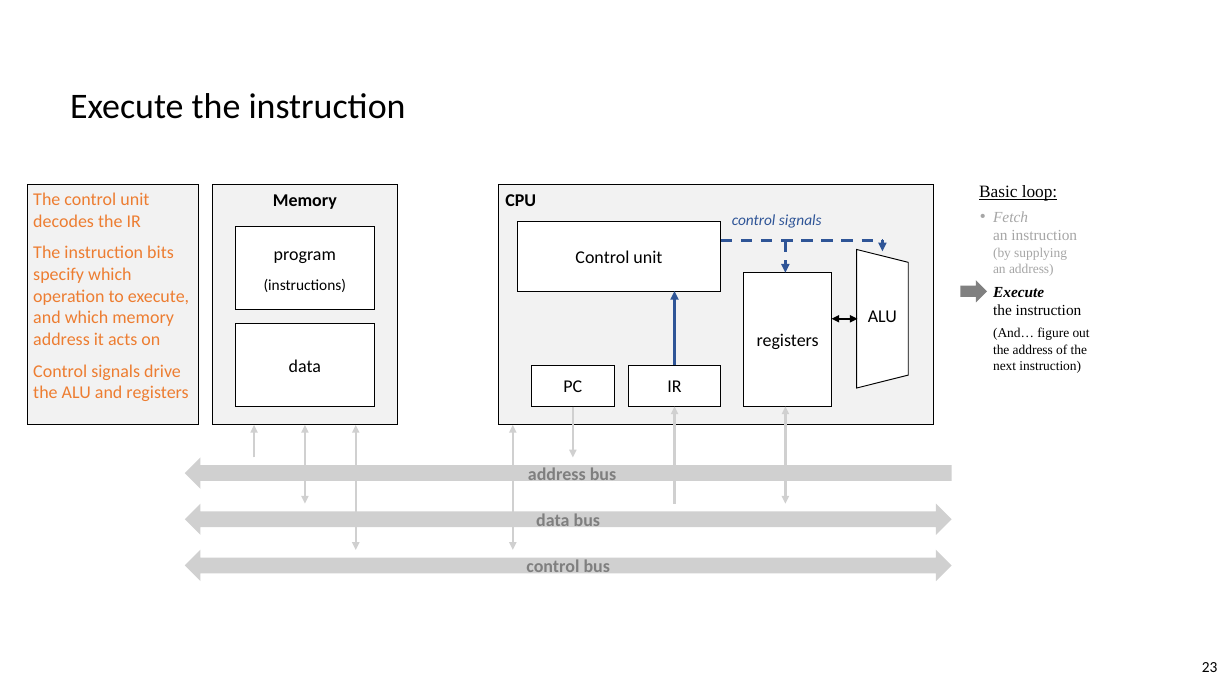
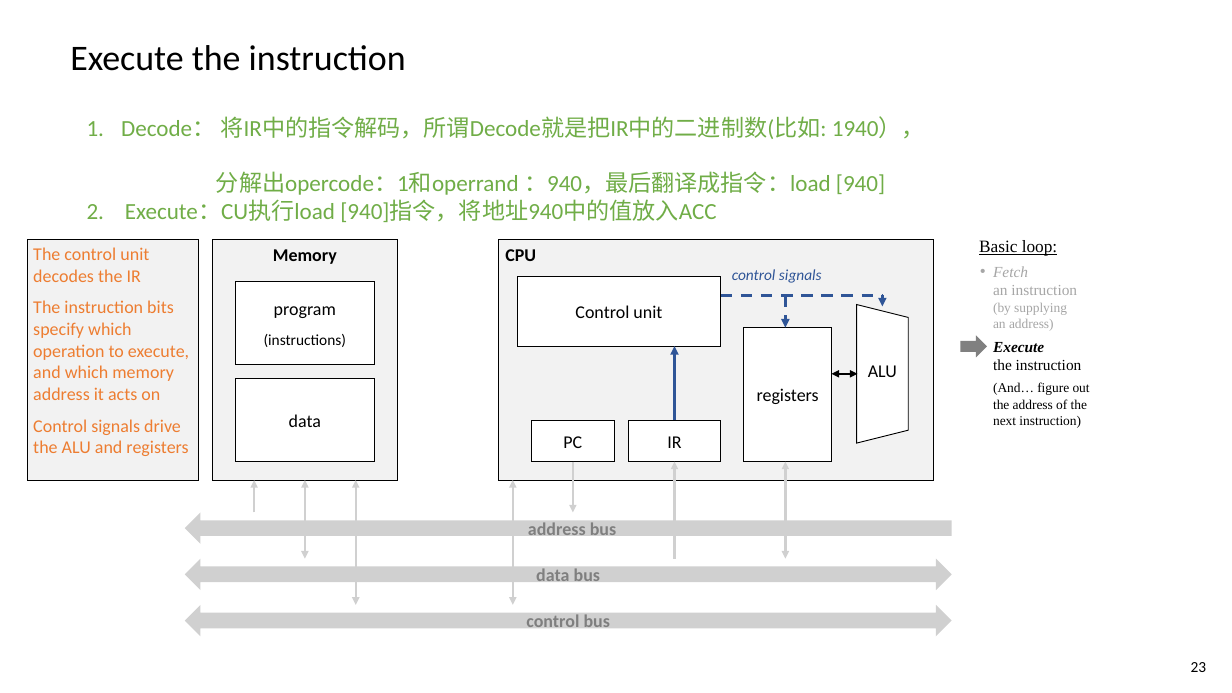
Before and after one commit to vcboy1/Leeds, a slide deck: slide 23 of 26fall/1860/Lecture/Week1.6/Lec_1.6.1_Architecture_and_Instruction_Sets.pptx. Drawn at 1232x693 pixels with LibreOffice and Linux fonts; fonts in the diff are those of the drawing. Boxes give left, top, right and bottom in pixels: in the first picture for what was removed or moved away, otherwise in the second. Text is boxed around its words. In the diff, an @@ line names an element or a change of style, - is before the commit and + after.

```diff
--- a/26fall/1860/Lecture/Week1.6/Lec_1.6.1_Architecture_and_Instruction_Sets.pptx
+++ b/26fall/1860/Lecture/Week1.6/Lec_1.6.1_Architecture_and_Instruction_Sets.pptx
@@ text "Execute the instruction" moved from (x1=70, y1=93, x2=406, y2=119) to (x1=70, y1=45, x2=406, y2=71) @@
@@ text added at (x1=87, y1=116, x2=925, y2=222), 18 pt, text #70AD47 @@
+1. Decode： 将IR中的指令解码，所谓Decode就是把IR中的二进制数(比如: 1940），
+分解出opercode：1和operrand ：940，最后翻译成指令：load [940]
+2. Execute：CU执行load [940]指令，将地址940中的值放入ACC
@@ 9 rectangles, 6 arrows, 5 texts, 5 double arrows, 2 left right arrows, 1 left arrow, 1 trapezoid, 1 line, 1 right arrow moved together from (x1=28, y1=185, x2=1090, y2=581) to (x1=28, y1=240, x2=1090, y2=637) @@
@@ page number moved from (x1=1202, y1=662, x2=1218, y2=672) to (x1=1191, y1=662, x2=1207, y2=672) @@
```
Also in this commit, not shown: 7 other slides changed, 1 slide added, 1 slide removed, 4 other files.
